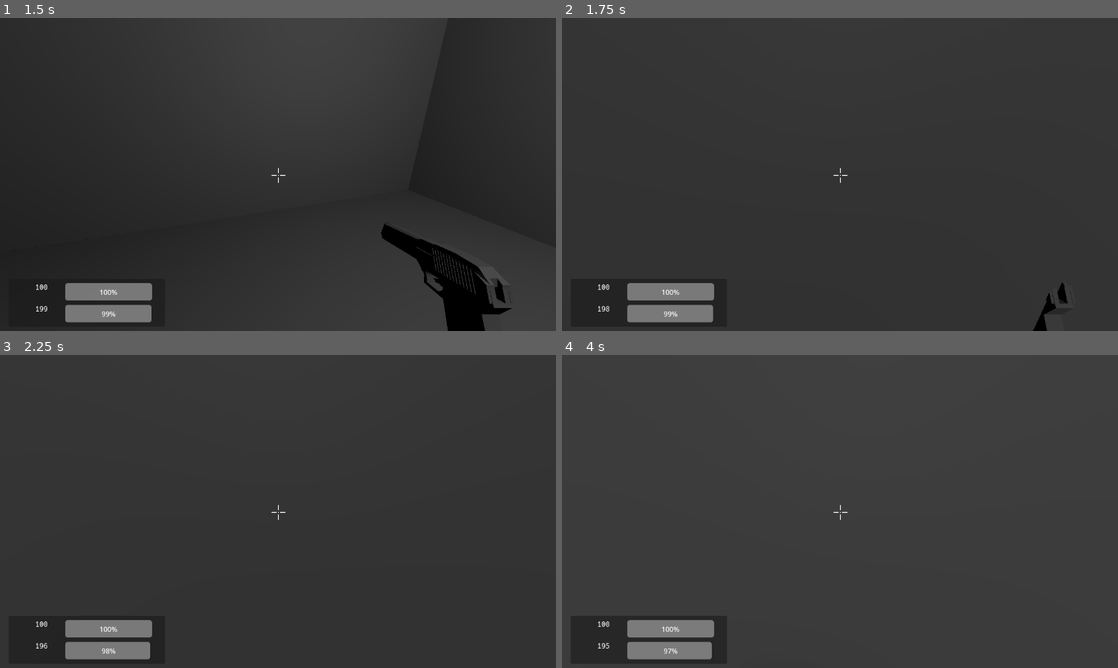
Above: before the commit, frames 1-4 (two rows, left to right).
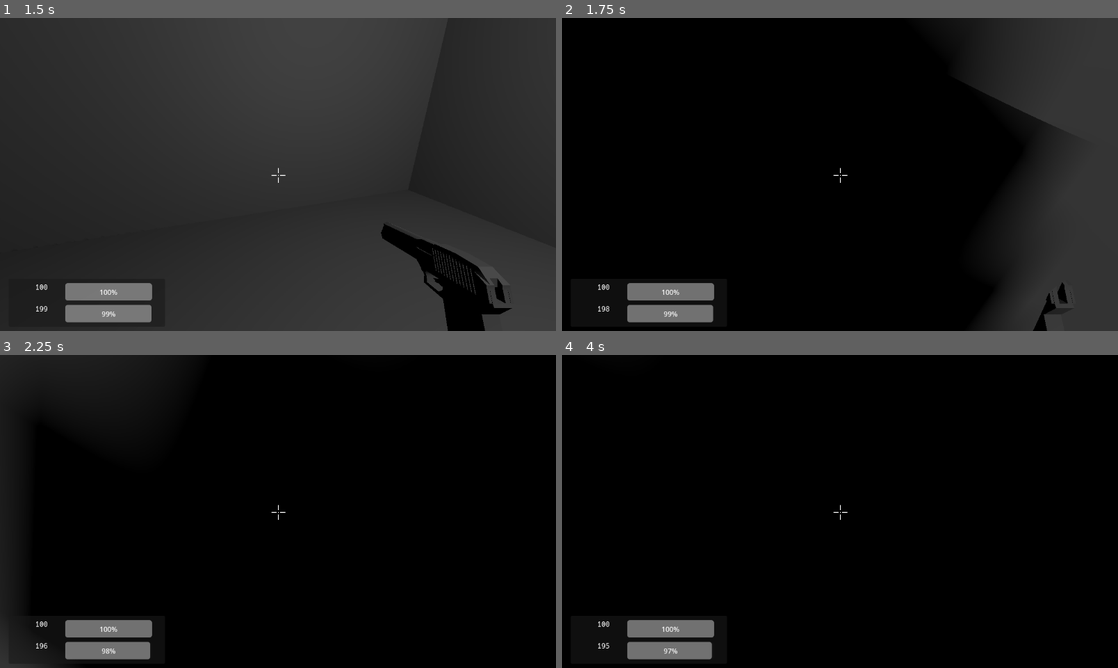
Above: after the commit, the same moments.

Repository: duckinator/keress
Game: Godot game, scene res://menus/MainMenu.tscn
The game is run twice, just before and just after one commit, with the same random seed, the same clock (stepped at 60 frames per second) and the same inputs.
Inputs (mouse positions are in pixels of both pictures, inside the frame that each line leads up to):
- Up to frame 1 (1.5 s): click "New Game" at 0.5 s; tap Enter (ui_accept) at 1.25 s; move the mouse to (305, 174) at 1.27 s; press the mouse at (305, 174) at 1.28 s; hold W (movement_forward) from 1.28 s (still down)
- Up to frame 2 (1.75 s): keep holding W (movement_forward); tap Space (movement_jump) at 1.52 s
- Up to frame 3 (2.25 s): keep holding W (movement_forward); move the mouse to (250, 511) at 2.02 s; release the mouse at (250, 511) at 2.03 s; right-click (250, 511) at 2.1 s
- Up to frame 4 (4 s): keep holding W (movement_forward); tap Space (movement_jump) at 2.27, 3.77 s; move the mouse to (851, 505) at 2.77 s; tap Shift (movement_crouch) at 2.85 s; tap Enter (ui_accept) at 3.5 s; move the mouse to (834, 517) at 3.52 s; click (834, 517) at 3.6 s

Frame 1 is identical in both runs. In frame 2, 76% of the frame differs, in the area x 0-88%, y 0-100%; in frame 3, 94%; in frame 4, 96%, in the area x 0-100%, y 0-100%.
Error in both runs: Invalid access to property or key 'version' on a base object of type 'Dictionary'. (res://systems/BuildInfo.gd:10)

Commit message:
fix player model

Diff:
--- a/src/player/Player.tscn
+++ b/src/player/Player.tscn
@@ -6,7 +6,7 @@
 
 [sub_resource type="CapsuleMesh" id="1"]
 radius = 0.4
-height = 0.8
+height = 1.6
 radial_segments = 8
 
 [sub_resource type="ConvexPolygonShape3D" id="2"]
@@ -21,7 +21,7 @@
 script = ExtResource("1")
 
 [node name="MeshInstance3D" type="MeshInstance3D" parent="."]
-transform = Transform3D(1, 0, 0, 0, -4.37114e-08, -1, 0, 1, -4.37114e-08, 0, 0.8, 0)
+transform = Transform3D(1, 0, 0, 0, 1, 0, 0, 0, 1, 0, 0.8, 0)
 mesh = SubResource("1")
 
 [node name="CollisionShape3D" type="CollisionShape3D" parent="."]
